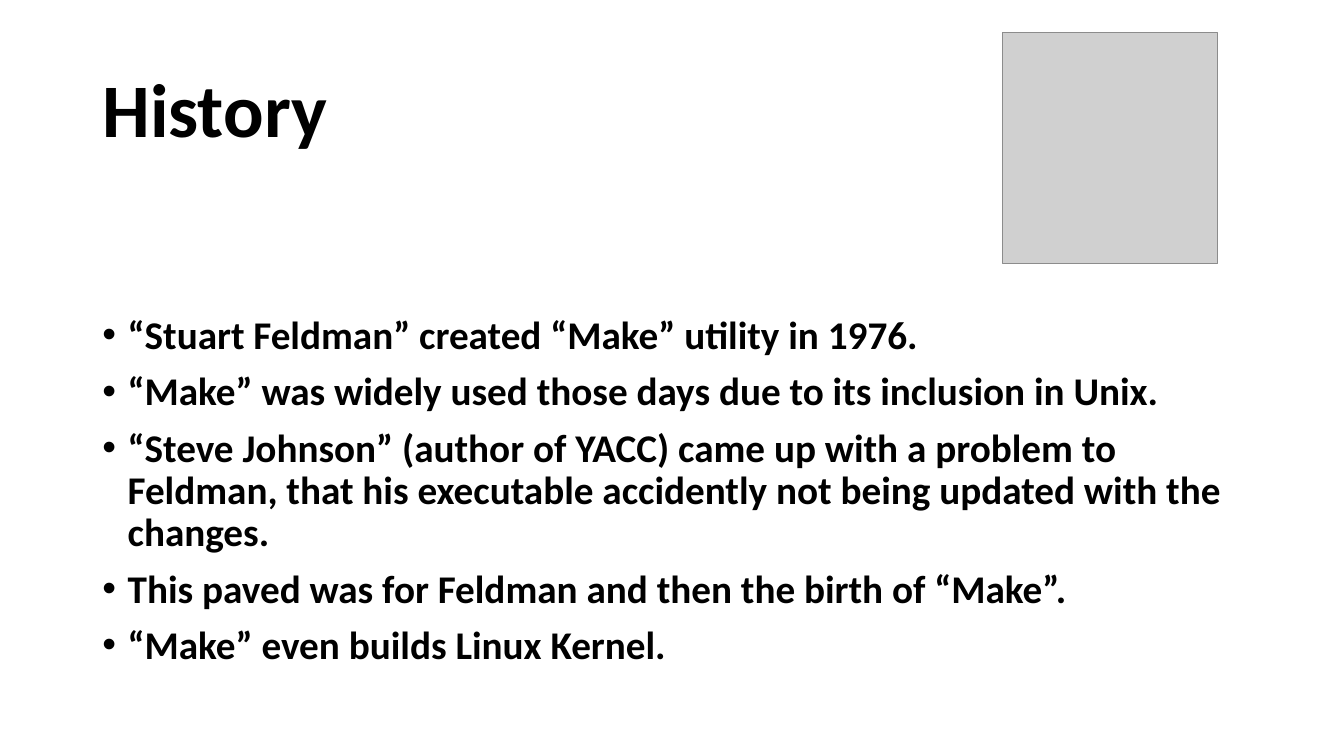
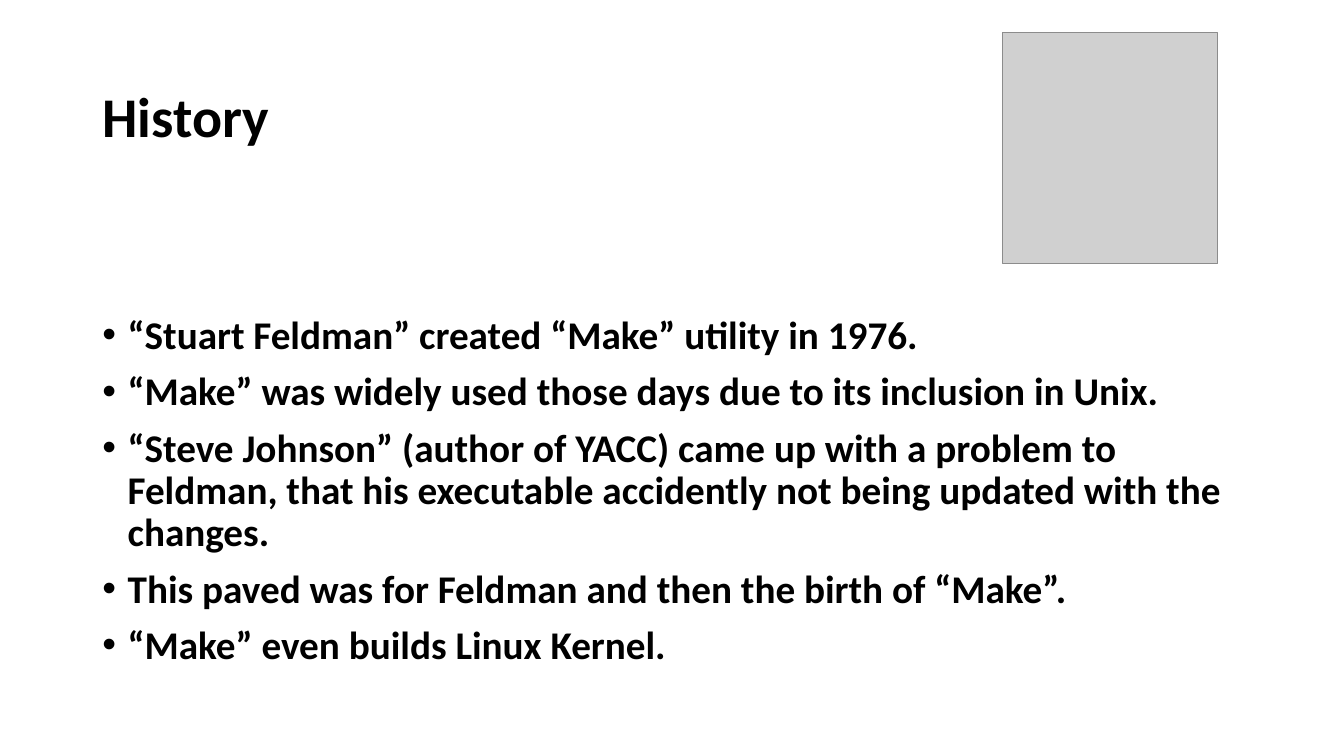
Before and after one commit to Ananddgithub/Make, a slide deck: slide 2 of make_build.pptx. Drawn at 1344x756 pixels with LibreOffice and Linux fonts; fonts in the diff are those of the drawing; grey boxes stand for pictures. Boxes give left, top, right and bottom in pixels: in the first picture for what was removed or moved away, otherwise in the second. Text is boxed around its words. In the diff, an @@ line names an element or a change of style, - is before the commit and + after.

```diff
--- a/make_build.pptx
+++ b/make_build.pptx
@@ title "History" at (102, 97, 268, 146): size 54 to 40 pt @@
```
Also in this commit, not shown: 1 other slide changed, 4 slides added, 1 slide removed, 8 other files.
